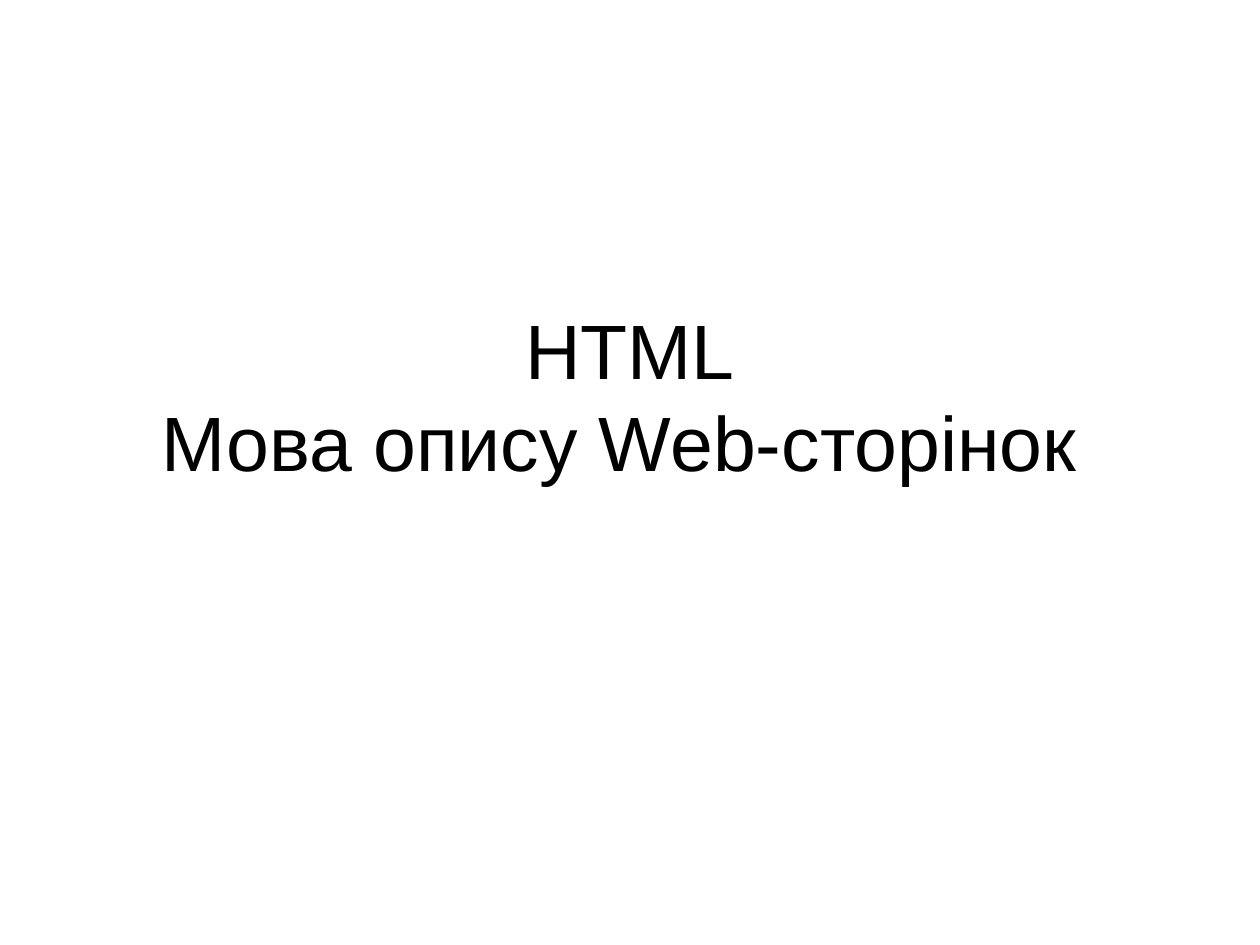
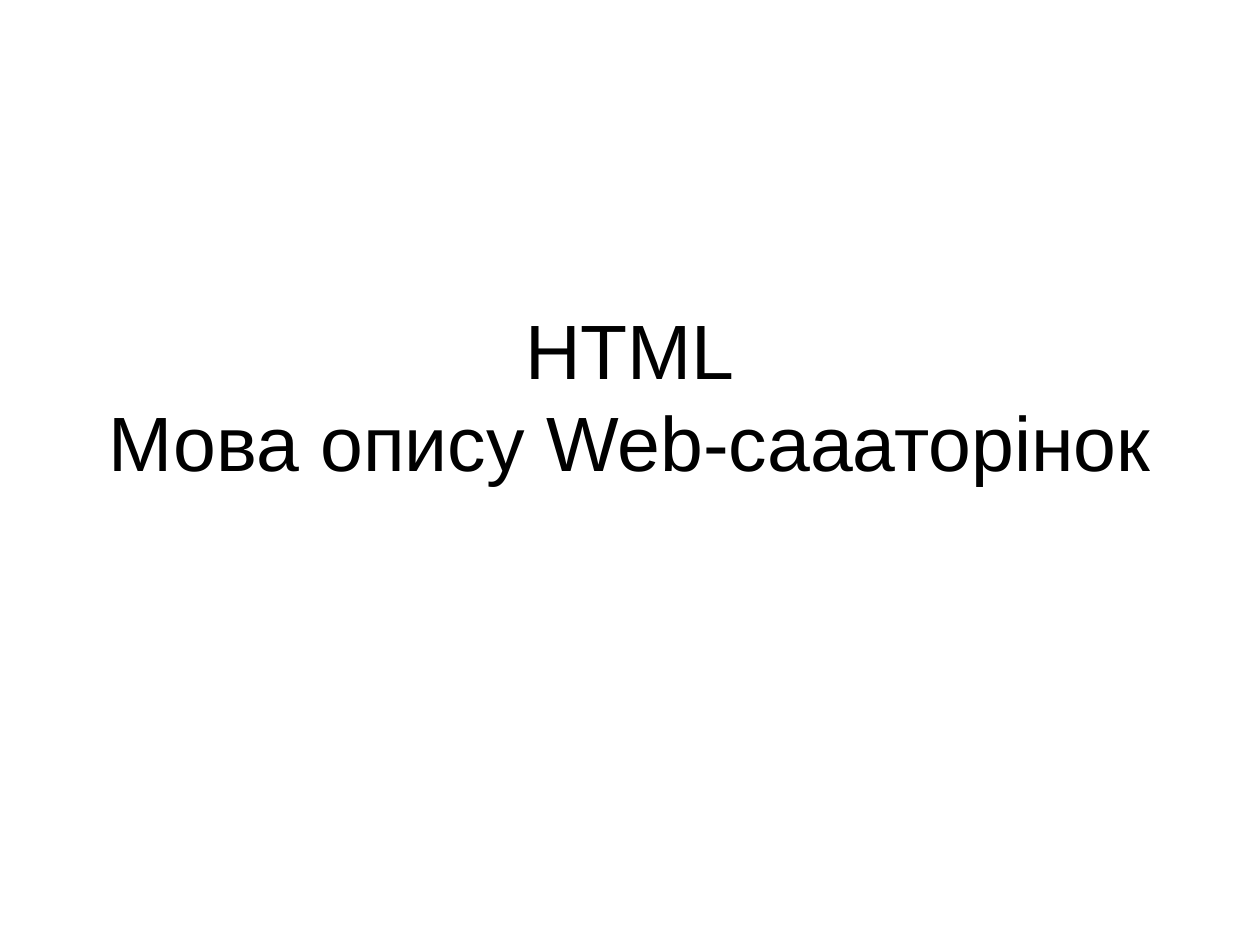
Before and after one commit to Mihael95/laba1, a slide deck: slide 1 of HE2_3_4_html.ppt. Drawn at 1260x945 pixels with LibreOffice and Linux fonts; fonts in the diff are those of the drawing. Boxes give left, top, right and bottom in pixels: in the first picture for what was removed or moved away, otherwise in the second. Text is boxed around its words. In the diff, an @@ line names an element or a change of style, - is before the commit and + after.

Commit message:
lll

```diff
--- a/HE2_3_4_html.ppt
+++ b/HE2_3_4_html.ppt
@@ title at (108,326,1150,486): text changed @@
-HTML
-Мова опису Web-сторінок
+HTML
+Мова опису Web-саааторінок
```
Also in this commit, not shown: 1 other slide changed.
